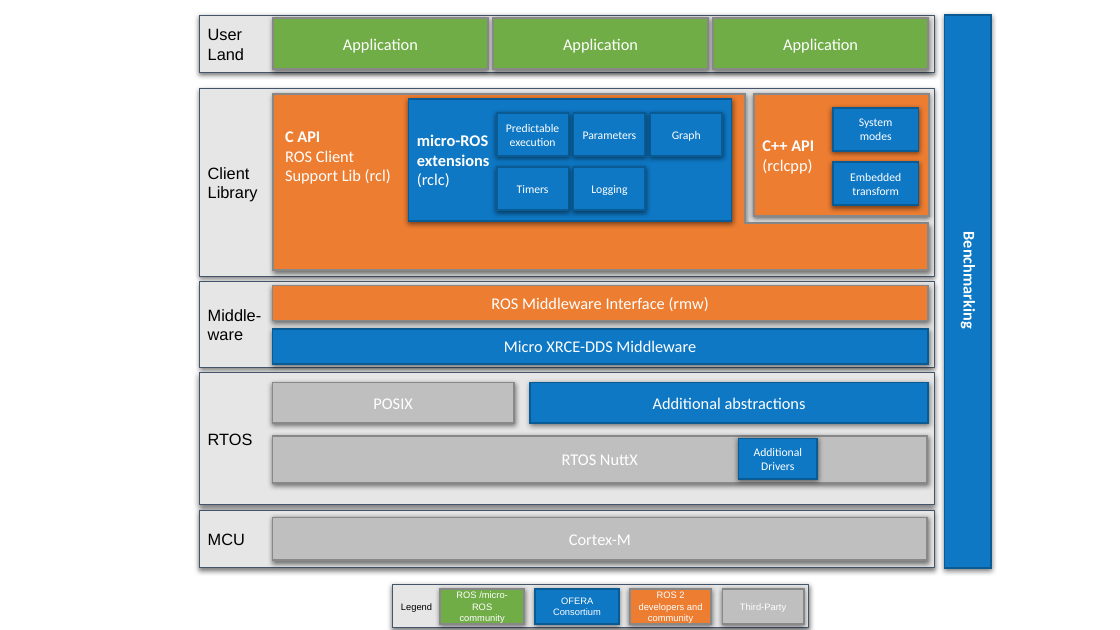
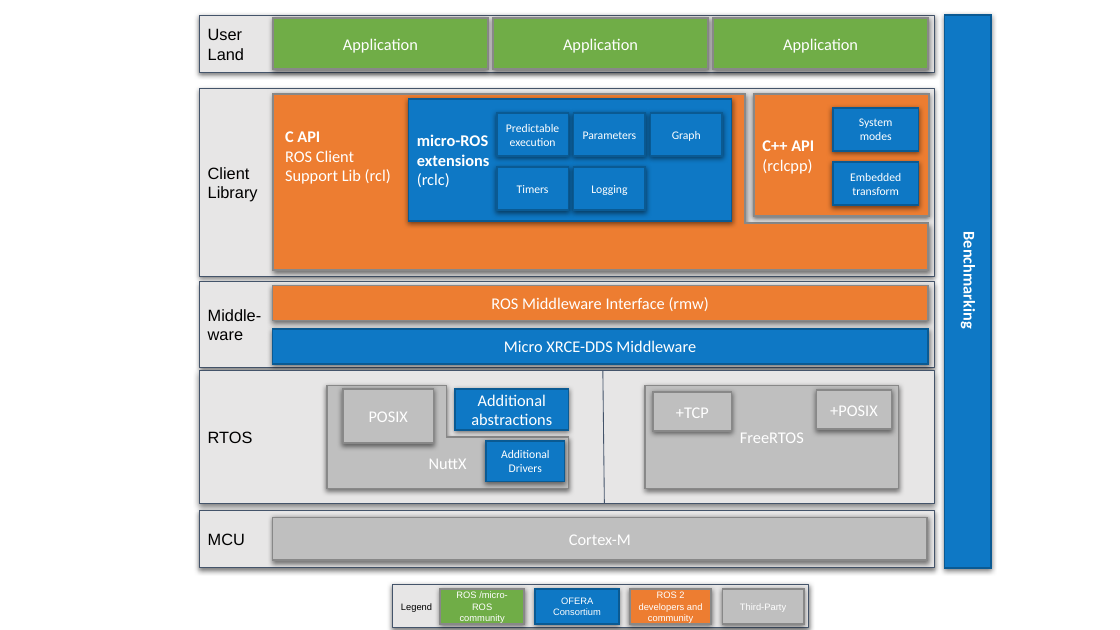
Before and after one commit to micro-ROS/micro-ROS.github.io, a slide deck: slide 3 of img/micro-ROS_architecture.pptx. Drawn at 1120x630 pixels with LibreOffice and Linux fonts; fonts in the diff are those of the drawing. Boxes give left, top, right and bottom in pixels: in the first picture for what was removed or moved away, otherwise in the second. Text is boxed around its words. In the diff, an @@ line names an element or a change of style, - is before the commit and + after.

Commit message:
Add FreeRTOS.

```diff
--- a/img/micro-ROS_architecture.pptx
+++ b/img/micro-ROS_architecture.pptx
@@ corner added at box(327, 386, 569, 489), fill #BFBFBF, outline #888888 1.5 pt, 14 pt, text #FFFFFF @@
+NuttX
@@ rectangle "POSIX": place and size @@
-rectangle "POSIX" at box(272, 382, 514, 423)
+rectangle "POSIX" at box(343, 389, 434, 443)
@@ rectangle "Additional abstractions": place and size @@
-rectangle "Additional abstractions" at box(530, 382, 928, 423)
+rectangle "Additional abstractions" at box(455, 389, 569, 429)
@@ line added from (603, 371) to (604, 503), #44546A 0.75 pt @@
@@ rectangle added at box(645, 386, 898, 489), fill #BFBFBF, outline #888888 1.5 pt, 14 pt, text #FFFFFF @@
+FreeRTOS
@@ rectangle added at box(654, 392, 732, 431), fill #BFBFBF, outline #888888 1.5 pt, 14 pt, text #FFFFFF @@
++TCP
@@ rectangle added at box(817, 391, 891, 429), fill #BFBFBF, outline #888888 1.5 pt, 14 pt, text #FFFFFF @@
++POSIX
@@ rectangle removed at box(272, 436, 928, 483) @@
-RTOS NuttX
@@ rectangle "Additional Drivers": place and size @@
-rectangle "Additional Drivers" at box(739, 439, 818, 479)
+rectangle "Additional Drivers" at box(486, 441, 565, 481)
```
Also in this commit, not shown: 1 other file.
